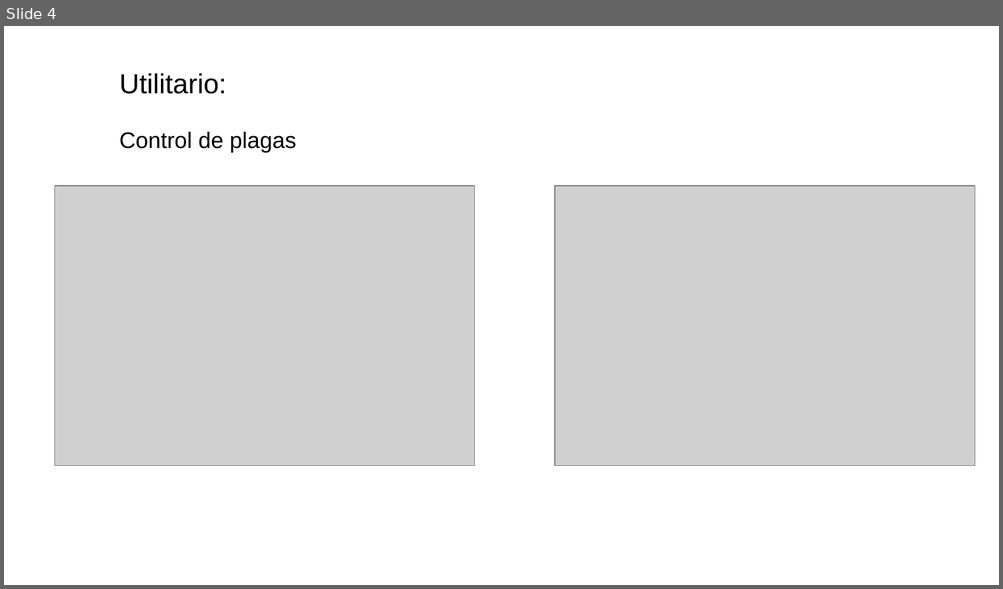
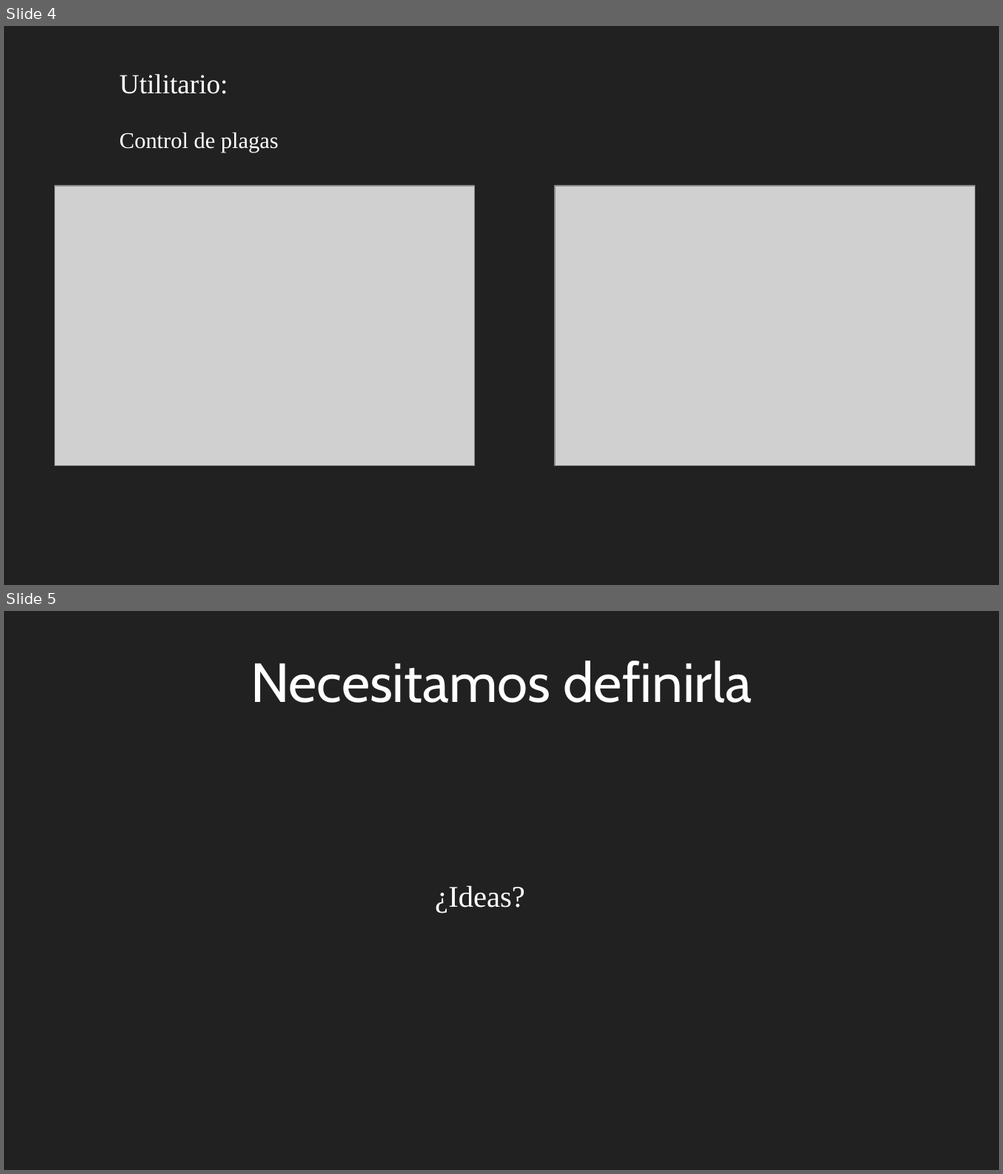
Before and after one commit to gerardommc/Ecologia-poblaciones, a slide deck: Unidad-1/Poblacion.odp. Shown one above the other, each under a label of ours: slide 4 before the commit, slides 4 and 5 after it. The pictures are 1003x589 and 1003x1174 pixels, drawn with LibreOffice and Linux fonts; fonts in the diff are those of the drawing; grey boxes stand for pictures. Boxes give left, top, right and bottom in pixels: in the first picture for what was removed or moved away, otherwise in the second. Text is boxed around its words. In the diff, an @@ line names an element or a change of style, - is before the commit and + after.

```diff
--- a/Unidad-1/Poblacion.odp
+++ b/Unidad-1/Poblacion.odp
@@ slide 5 added at (4,611,999,1170), background #212121 @@
@@ title added at (250,661,752,703), 44 pt, text #FFFFFF @@
+Necesitamos definirla
@@ text added at (435,886,525,913), 24 pt, text #FFFFFF @@
+¿Ideas?
@@ slide 4 changed as well @@
@@ background #FFFFFF to #212121 @@
@@ text "Utilitario:" at (119,74,279,153): font Arial to Times New Roman, text colour #000000 to #FFFFFF @@
```
Also in this commit, not shown: 14 other slides changed, 3 other slides added, 1 other file.
